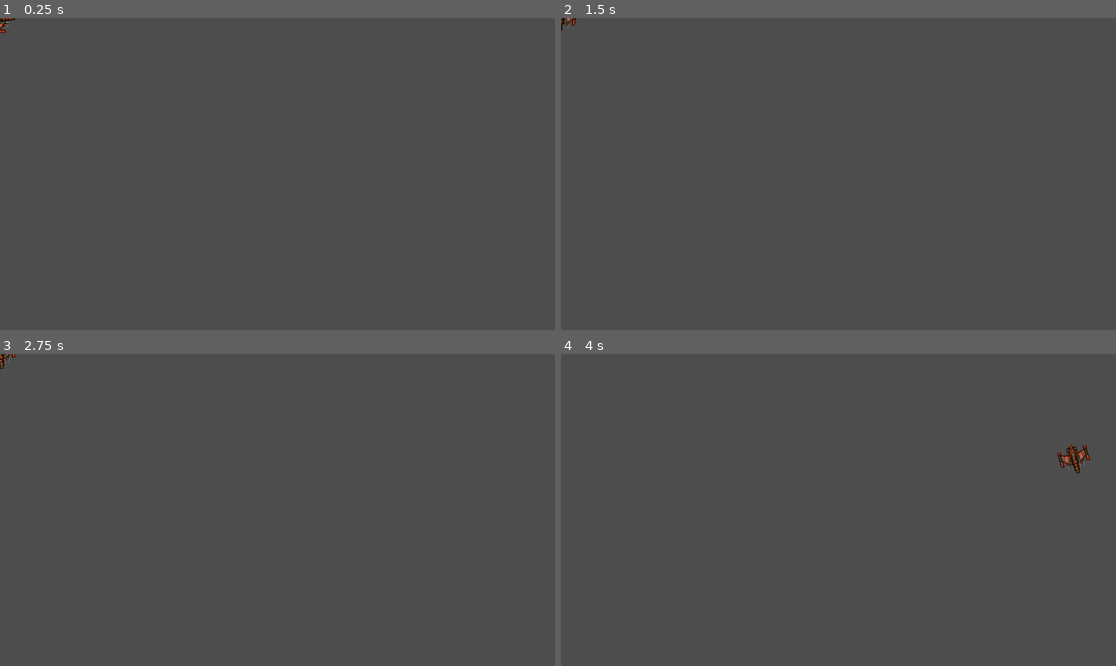
Above: before the commit, frames 1-4 (two rows, left to right).
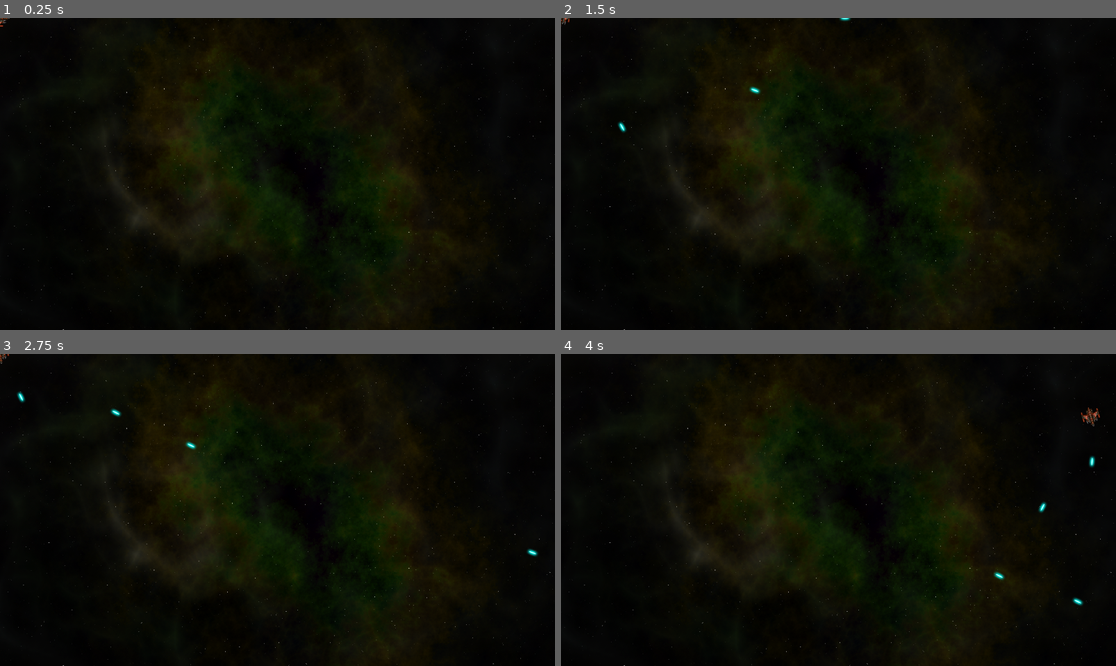
Above: after the commit, the same moments.

Repository: dargorski/SpaceRocks
Game: Godot game, scene res://main.tscn
Same seed, same stepped clock (60 frames per second), same inputs: the game is played once before the commit and once after it. Before the commit the project starts from res://PlayerScene/player.tscn.
Inputs:
- Up to frame 1 (0.25 s): no input
- Up to frame 2 (1.5 s): tap Enter at 0.5 s; hold Right (rotate_right) 0.53-1.28 s; hold Space (shoot) 0.53-1.28 s; hold Left (rotate_left) from 1.28 s (still down); tap Space (shoot) at 1.35 s
- Up to frame 3 (2.75 s): release Left (rotate_left) at 2.03 s; hold Right (rotate_right) from 2.03 s (still down); hold Space (shoot) from 2.03 s (still down)
- Up to frame 4 (4 s): release Right (rotate_right) at 2.78 s; release Space (shoot) at 2.78 s; hold Up (thrust) 2.78-3.53 s; tap Space (shoot) at 2.85 s; hold Left (rotate_left) from 3.53 s (still down); hold Space (shoot) from 3.53 s (still down)

The runs differ from the first frame. In frame 1, 100% of the frame differs, in the area x 0-100%, y 0-100%; in frame 2, 100%; in frame 3, 100%; in frame 4, 100%.

Commit message:
Added bullets and main scene background

Diff:
--- a/BulletScene/bullet.gd
+++ b/BulletScene/bullet.gd
@@ -3,8 +3,19 @@
 
 var velocity: Vector2
 
-func start(_transform: Vector2):
-	velocity = _transform.x * speed
+func start(_transform):
+	transform = _transform;
+	velocity = transform.x * speed
 
 func _process(delta):
 	position += velocity * delta
+
+
+func _on_visible_on_screen_notifier_2d_screen_exited():
+	queue_free()
+
+
+func _on_body_entered(body):
+	if body.is_in_group("rocks"):
+		body.explode()
+		queue_free()
--- a/BulletScene/bullet.tscn
+++ b/BulletScene/bullet.tscn
@@ -20,3 +20,6 @@
 shape = SubResource("CapsuleShape2D_v1wil")
 
 [node name="VisibleOnScreenNotifier2D" type="VisibleOnScreenNotifier2D" parent="."]
+
+[connection signal="body_entered" from="." to="." method="_on_body_entered"]
+[connection signal="screen_exited" from="VisibleOnScreenNotifier2D" to="." method="_on_visible_on_screen_notifier_2d_screen_exited"]
--- a/PlayerScene/player.gd
+++ b/PlayerScene/player.gd
@@ -2,6 +2,9 @@
 
 @export var engine_power = 500
 @export var spin_power = 8000
+@export var bullet_scene: PackedScene
+@export var fire_rate = 0.25
+var can_shoot = true
 var thrust = Vector2.ZERO
 var rotation_dir = 0
 var screensize = Vector2.ZERO
@@ -11,6 +14,7 @@
 
 func _ready():
 	change_state(ALIVE)
+	$GunCooldown.wait_time = fire_rate
 	screensize = get_viewport_rect().size
 
 func _process(delta):
@@ -21,6 +25,8 @@
 		thrust = Vector2.ZERO
 	if Input.is_action_pressed("thrust"):
 		thrust = transform.x * engine_power
+	if Input.is_action_pressed("shoot") and can_shoot:
+		shoot()
 	rotation_dir = Input.get_axis("rotate_left", "rotate_right")
 
 func _physics_process(delta):
@@ -44,3 +50,16 @@
 			DEAD:
 				$CollisionShape2D.set_deferred("disabled", true)
 		state = new_state
+
+func shoot():
+	if state == INVULNERABLE:
+		return
+	can_shoot = false
+	$GunCooldown.start()
+	var bullet = bullet_scene.instantiate()
+	get_tree().root.add_child(bullet)
+	bullet.start($Muzzle.global_transform)
+
+
+func _on_gun_cooldown_timeout():
+	can_shoot = true
--- a/PlayerScene/player.tscn
+++ b/PlayerScene/player.tscn
@@ -1,7 +1,8 @@
-[gd_scene load_steps=4 format=3 uid="uid://b4l7m5v272nob"]
+[gd_scene load_steps=5 format=3 uid="uid://b4l7m5v272nob"]
 
 [ext_resource type="Script" path="res://PlayerScene/player.gd" id="1_tvn73"]
 [ext_resource type="Texture2D" uid="uid://ciiu6vxnwxryl" path="res://assets/player_ship.png" id="1_v4k3v"]
+[ext_resource type="PackedScene" uid="uid://d1kped62ym1te" path="res://BulletScene/bullet.tscn" id="2_nci0m"]
 
 [sub_resource type="CircleShape2D" id="CircleShape2D_trbfb"]
 radius = 31.257
@@ -10,6 +11,7 @@
 linear_damp = 1.0
 angular_damp = 5.0
 script = ExtResource("1_tvn73")
+bullet_scene = ExtResource("2_nci0m")
 metadata/_edit_group_ = true
 
 [node name="Sprite2D" type="Sprite2D" parent="."]
@@ -20,3 +22,12 @@
 
 [node name="CollisionShape2D" type="CollisionShape2D" parent="."]
 shape = SubResource("CircleShape2D_trbfb")
+
+[node name="Muzzle" type="Marker2D" parent="."]
+position = Vector2(50, 0)
+
+[node name="GunCooldown" type="Timer" parent="."]
+one_shot = true
+autostart = true
+
+[connection signal="timeout" from="GunCooldown" to="." method="_on_gun_cooldown_timeout"]
--- /dev/null
+++ b/main.tscn
@@ -0,0 +1,20 @@
+[gd_scene load_steps=3 format=3 uid="uid://bmnq1y0uben5h"]
+
+[ext_resource type="PackedScene" uid="uid://b4l7m5v272nob" path="res://PlayerScene/player.tscn" id="1_adk2v"]
+[ext_resource type="Texture2D" uid="uid://bg2t82hcxbpgh" path="res://assets/space_background.png" id="2_hghbo"]
+
+[node name="Main" type="Node"]
+
+[node name="TextureRect" type="TextureRect" parent="."]
+anchors_preset = 15
+anchor_right = 1.0
+anchor_bottom = 1.0
+offset_left = -32.0
+offset_top = -36.0
+offset_right = 76.0
+offset_bottom = 64.0
+grow_horizontal = 2
+grow_vertical = 2
+texture = ExtResource("2_hghbo")
+
+[node name="Player" parent="." instance=ExtResource("1_adk2v")]
--- a/project.godot
+++ b/project.godot
@@ -11,9 +11,14 @@
 [application]
 
 config/name="Space Rocks"
-run/main_scene="res://PlayerScene/player.tscn"
+run/main_scene="res://main.tscn"
 config/features=PackedStringArray("4.2", "Forward Plus")
 config/icon="res://icon.svg"
+
+[display]
+
+window/size/viewport_width=1920
+window/size/viewport_height=1080
 
 [input]
 
Not shown, changed: .gitignore
